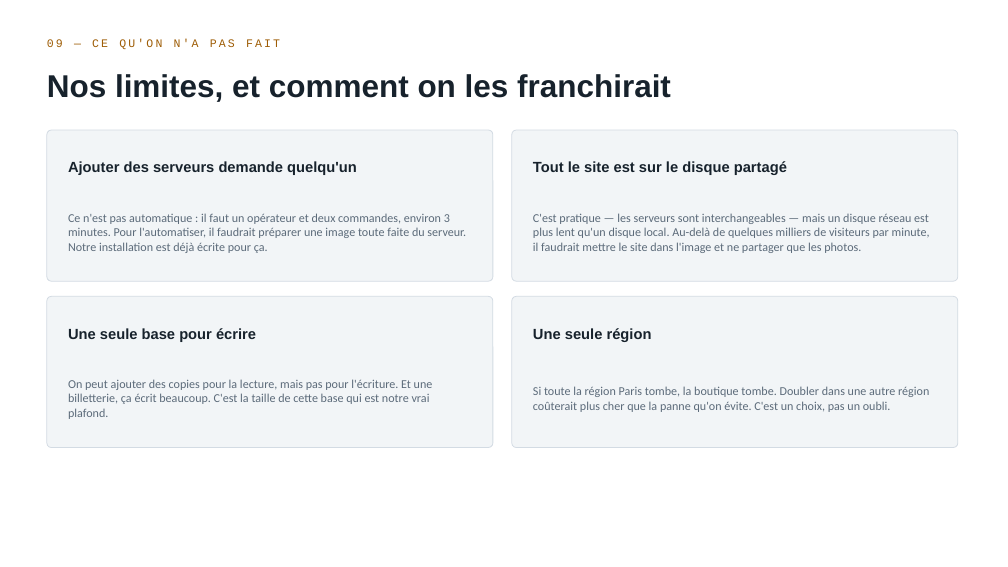
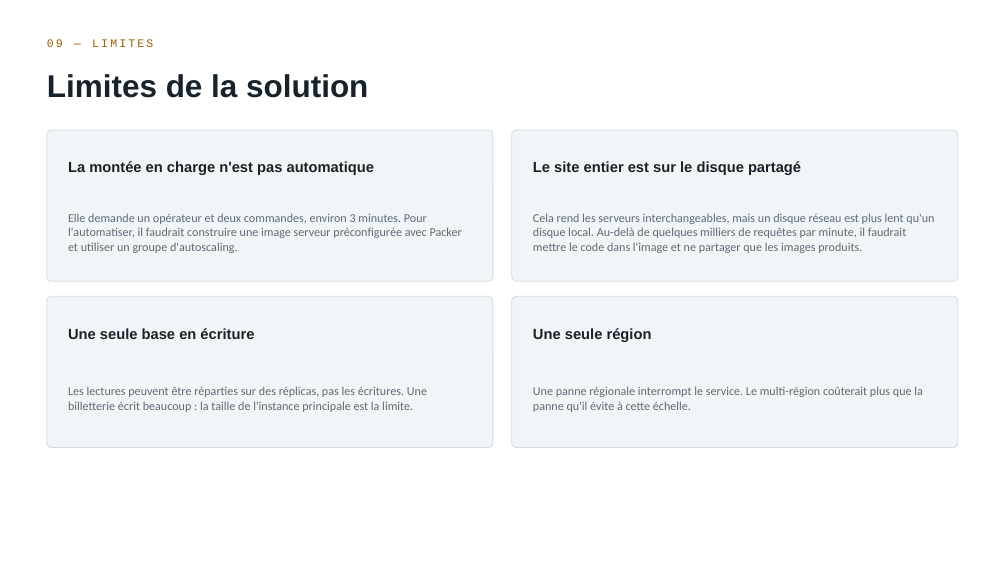
Before and after one commit to rayenebnt/5HASH, a slide deck: slide 10 of docs/soutenance-5hash.pptx. Drawn at 1008x567 pixels with LibreOffice and Linux fonts; fonts in the diff are those of the drawing. Boxes give left, top, right and bottom in pixels: in the first picture for what was removed or moved away, otherwise in the second. Text is boxed around its words. In the diff, an @@ line names an element or a change of style, - is before the commit and + after.

```diff
--- a/docs/soutenance-5hash.pptx
+++ b/docs/soutenance-5hash.pptx
@@ text at [47,39,153,47]: text changed @@
-09 — CE QU'ON N'A PAS FAIT
+09 — LIMITES
@@ text at [47,74,368,98]: text changed @@
-Nos limites, et comment on les franchirait
+Limites de la solution
@@ text at [68,161,374,175]: text changed @@
-Ajouter des serveurs demande quelqu'un
+La montée en charge n'est pas automatique
@@ text at [533,161,801,175]: text changed @@
-Tout le site est sur le disque partagé
+Le site entier est sur le disque partagé
@@ text at [68,213,462,253]: text changed @@
-Ce n'est pas automatique : il faut un opérateur et deux commandes, environ 3 minutes. Pour l'automatiser, il faudrait préparer une image toute faite du serveur. Notre installation est déjà écrite pour ça.
+Elle demande un opérateur et deux commandes, environ 3 minutes. Pour l'automatiser, il faudrait construire une image serveur préconfigurée avec Packer et utiliser un groupe d'autoscaling.
@@ text at [533,213,934,253]: text changed @@
-C'est pratique — les serveurs sont interchangeables — mais un disque réseau est plus lent qu'un disque local. Au-delà de quelques milliers de visiteurs par minute, il faudrait mettre le site dans l'image et ne partager que les photos.
+Cela rend les serveurs interchangeables, mais un disque réseau est plus lent qu'un disque local. Au-delà de quelques milliers de requêtes par minute, il faudrait mettre le code dans l'image et ne partager que les images produits.
@@ text at [68,328,254,339]: text changed @@
-Une seule base pour écrire
+Une seule base en écriture
@@ text at [68,386,427,412]: text changed @@
-On peut ajouter des copies pour la lecture, mais pas pour l'écriture. Et une billetterie, ça écrit beaucoup. C'est la taille de cette base qui est notre vrai plafond.
+Les lectures peuvent être réparties sur des réplicas, pas les écritures. Une billetterie écrit beaucoup : la taille de l'instance principale est la limite.
@@ text at [533,386,923,412]: text changed @@
-Si toute la région Paris tombe, la boutique tombe. Doubler dans une autre région coûterait plus cher que la panne qu'on évite. C'est un choix, pas un oubli.
+Une panne régionale interrompt le service. Le multi-région coûterait plus que la panne qu'il évite à cette échelle.
```
Also in this commit, not shown: 10 other slides changed, 1 slide added, 1 slide removed, 2 other files.
